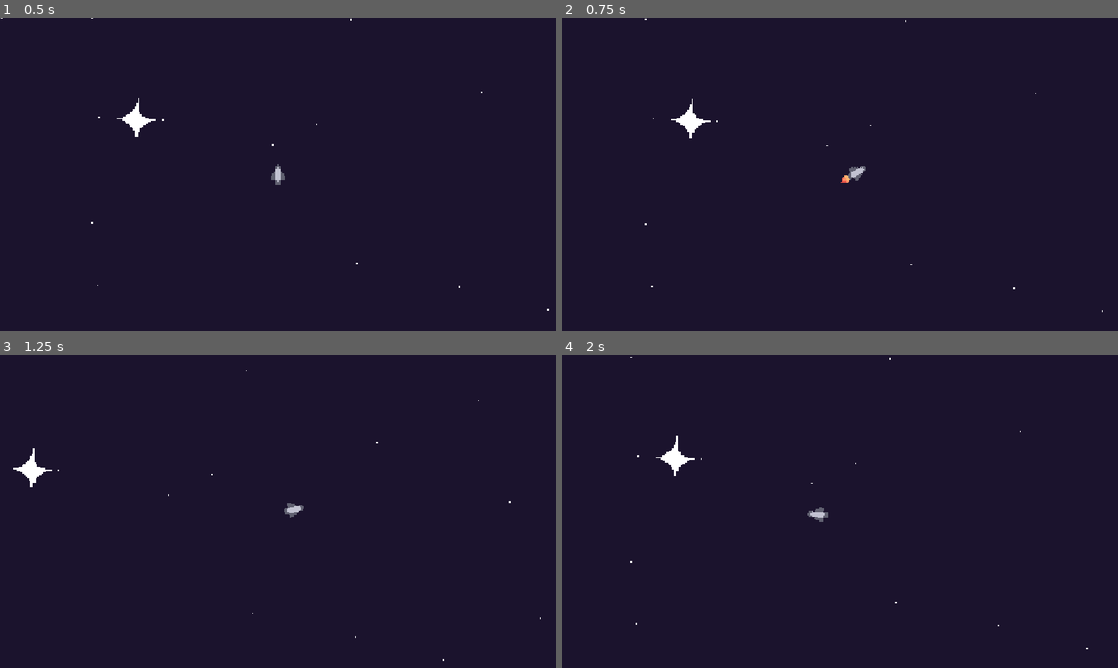
Above: before the commit, frames 1-4 (two rows, left to right).
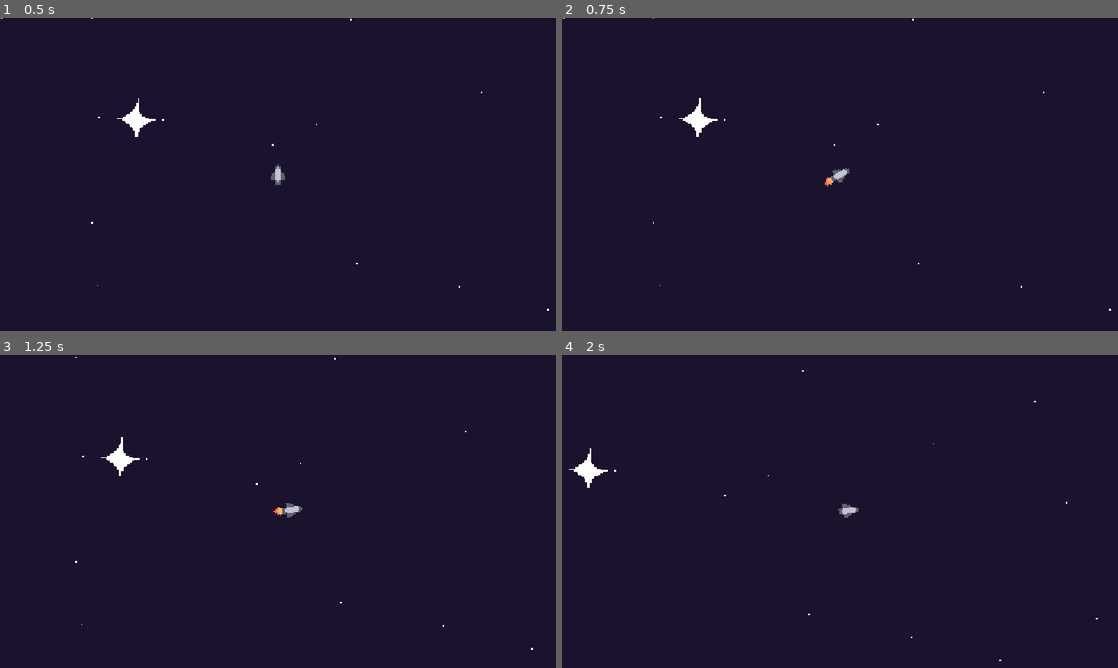
Above: after the commit, the same moments.

Repository: RedNinja17/8bitgamejam2026
Game: Godot game, scene res://scenes/game.tscn
Two runs of this game, one before a commit and one after it. Both use one fixed random seed, a clock stepped at 60 frames per second and the inputs below.
Inputs (mouse positions are in pixels of both pictures, inside the frame that each line leads up to):
- Up to frame 1 (0.5 s): no input
- Up to frame 2 (0.75 s): tap Enter at 0.5 s; move the mouse to (962, 158) at 0.52 s; press the mouse at (962, 158) at 0.53 s
- Up to frame 3 (1.25 s): no input
- Up to frame 4 (2 s): move the mouse to (728, 527) at 1.27 s; release the mouse at (728, 527) at 1.28 s; click (728, 527) at 1.35 s

Frame 1 is identical in both runs. In frame 2, 0.5% of the frame differs, in the area x 0-99%, y 0-94%; in frame 3, 0.6%; in frame 4, 0.7%, in the area x 1-97%, y 0-98%.

Commit message:
Revised decel logic

Diff:
--- a/space-game/scripts/player.gd
+++ b/space-game/scripts/player.gd
@@ -1,5 +1,8 @@
 extends CharacterBody2D
 const MAX_SPEED = 400.0
+const ACEL_DUR = 1.5 #s
+const DECEL_RATE = 300.0
+var accel_time = 0;
 const TURN_SPEED = 6.0
 var speed = 0.0
 var target = Vector2.ZERO
@@ -16,16 +19,24 @@
 
 	if dist > 3.0:
 		var direction = global_position.direction_to(target)
-		speed = min(speed + MAX_SPEED * (delta * 2.0), MAX_SPEED)
+		var braking_dist = (speed * speed)/ (2 * DECEL_RATE)
 
-		$AnimatedSprite2D.play("moving")
+		if dist > braking_dist:
+			accel_time = min(accel_time + delta, ACEL_DUR)
+			var t = accel_time / ACEL_DUR
+			speed = MAX_SPEED * (t * t)
+		else:
+			speed = max(speed - DECEL_RATE * delta, 0.0)
+			accel_time = sqrt(speed / MAX_SPEED) * ACEL_DUR
 
 		var step = min(speed * delta, dist)
 
 		velocity = direction * (step / delta)
 		rotation = lerp_angle(rotation, velocity.angle() + PI/2, TURN_SPEED * delta)
+		$AnimatedSprite2D.play("moving")
 		move_and_slide()
 	else:
 		velocity = Vector2.ZERO
 		$AnimatedSprite2D.play("idle")
 		speed = 0.0
+		accel_time = 0.0
